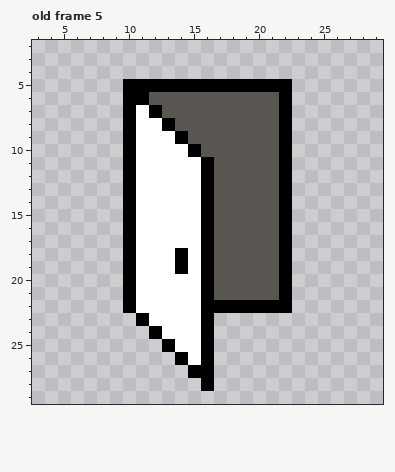
Pixel-art file -- master files/banner_sprites.aseprite. Above: the version before the commit.
32x32 pixels, 5 frames. Shown: old frame 5: x 3..29, y 2..29. The commit also changed other frames, which this record leaves out.
The result:
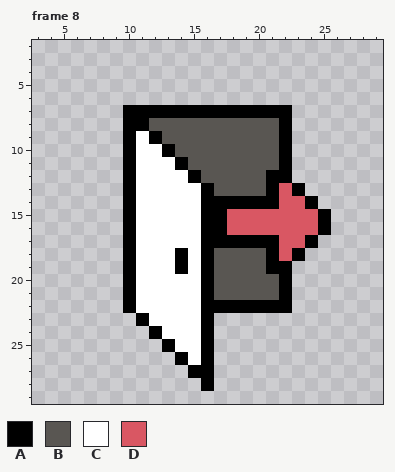
Palette (. is transparent): A #000000  B #595652  C #ffffff  D #d95763
A new or re-ordered frame is compared with the old frame closest to it.
The edit:
frames 5 -> 8
Frame 8 is new; against old frame 5:
y 5: x 10..22 AAAAAAAAAAAAA -> .............
y 6: x 10..22 AABBBBBBBBBBA -> .............
y 7: x 11 C -> A; x 13..21 BBBBBBBBB -> AAAAAAAAA
y 8: x 11..13 CCA -> ABB
y 9: x 12..14 CCA -> ABB
y 10: x 13..15 CCA -> ABB
y 11: x 14..16 CCA -> ABB
y 12: x 15..16 CA -> AB; x 21 B -> A
y 13: x 21..23 BA. -> ADA
y 14: x 17..24 BBBBBA.. -> AAAAADDA
y 15..16: x 17..25 BBBBBA... -> ADDDDDDDA
y 17: x 17..24 BBBBBA.. -> AAAAADDA
y 18: x 21..23 BA. -> ADA
y 19: x 21 B -> A
Where, in picture pixels (left, top, right, bottom), the same in both pictures:
changed: (123, 79, 331, 274)
